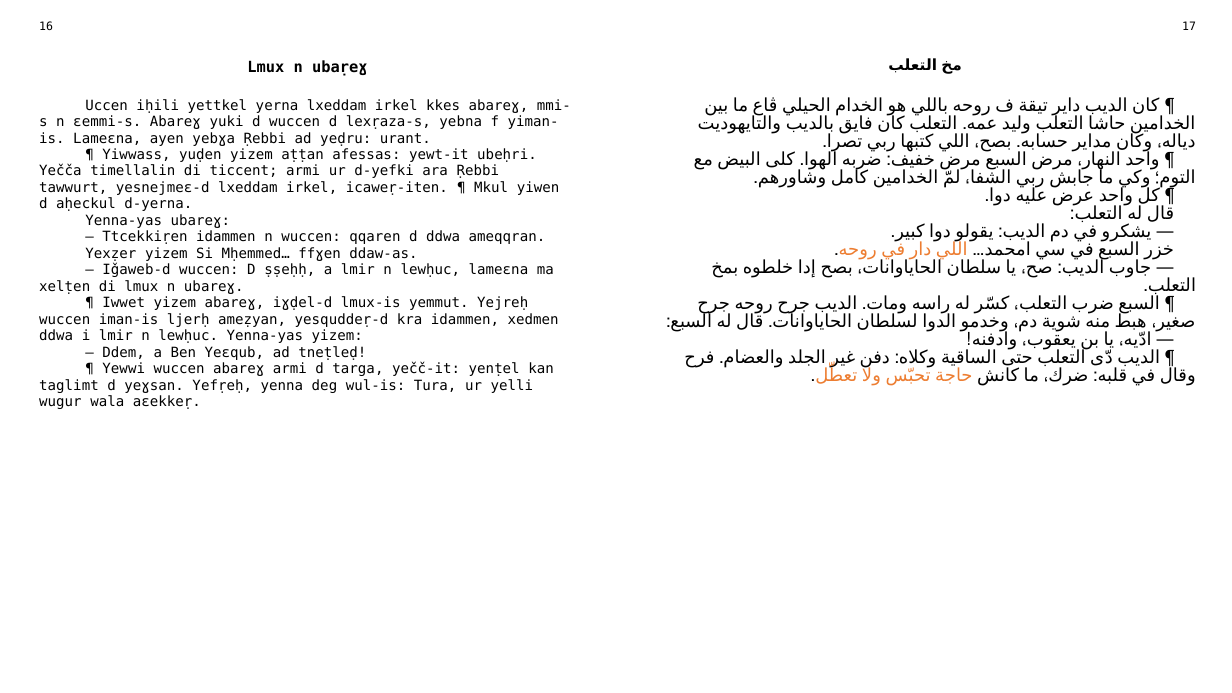
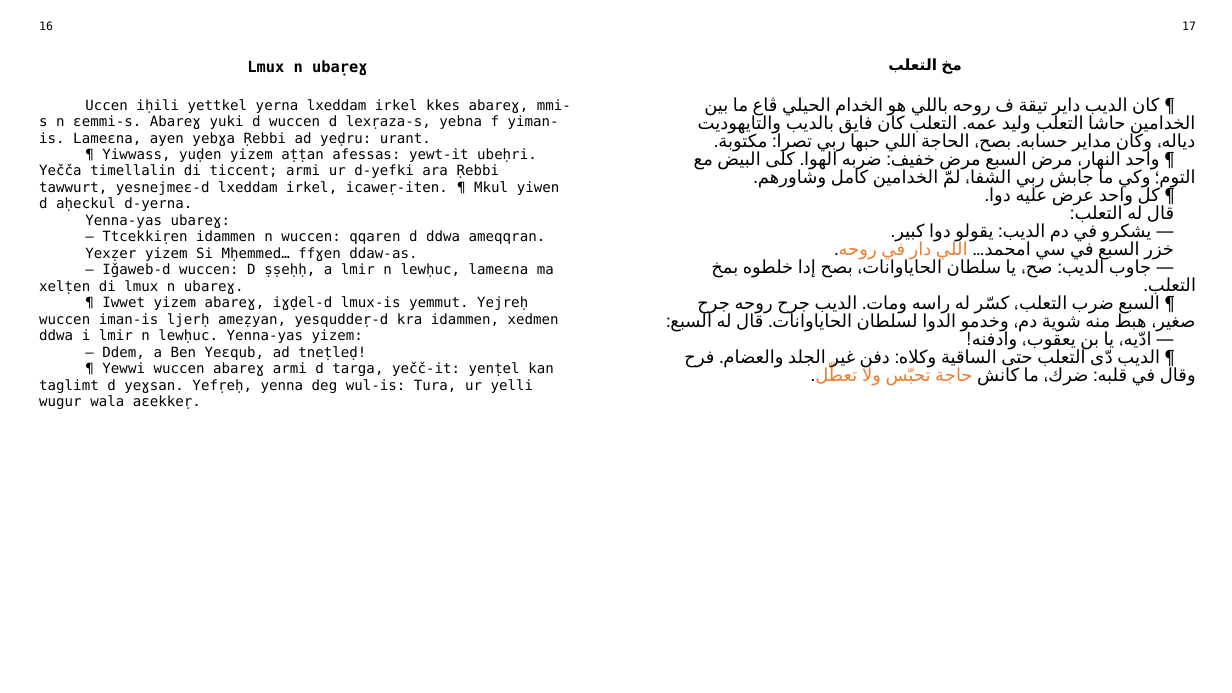
Before and after one commit to sferhah/tamacahut_n_wuccen, a slide deck: slide 6 of Uccen.ConsoleApp/Resources/pptx/uccen.arq.pptx. Drawn at 1232x693 pixels with LibreOffice and Linux fonts; fonts in the diff are those of the drawing. Boxes give left, top, right and bottom in pixels: in the first picture for what was removed or moved away, otherwise in the second. Text is boxed around its words. In the diff, an @@ line names an element or a change of style, - is before the commit and + after.

```diff
--- a/Uccen.ConsoleApp/Resources/pptx/uccen.arq.pptx
+++ b/Uccen.ConsoleApp/Resources/pptx/uccen.arq.pptx
@@ table at [30, 15, 1205, 668] @@
-row 3, column 3: ¶ كان الديب داير تيقة ف روحه باللي هو الخدام الحيلي ڨاع ما بين الخدامين حاشا التعلب وليد عمه. التعلب كان فايق بالديب والتايهوديت دياله، وكان مداير حسابه. بصح، اللي كتبها ربي تصرا. / ¶ واحد النهار، مرض السبع مرض خفيف: ضربه الهوا. كلى البيض مع التوم؛ وكي ما جابش ربي الشفا، لمّ الخدامين كامل وشاورهم. / ¶ كل واحد عرض عليه دوا. / قال له التعلب: / — يشكرو في دم الديب: يقولو دوا كبير. / خزر السبع في سي امحمد… اللي دار في روحه. / — جاوب الديب: صح، يا سلطان الحاياوانات، بصح إدا خلطوه بمخ التعلب. / ¶ السبع ضرب التعلب، كسّر له راسه ومات. الديب جرح روحه جرح صغير، هبط منه شوية دم، وخدمو الدوا لسلطان الحاياوانات. قال له السبع: / — ادّيه، يا بن يعقوب، وادفنه! / ¶ الديب دّى التعلب حتى الساقية وكلاه: دفن غير الجلد والعضام. فرح وقال في قلبه: ضرك، ما كانش حاجة تحبّس ولا تعطّل.
+row 3, column 3: ¶ كان الديب داير تيقة ف روحه باللي هو الخدام الحيلي ڨاع ما بين الخدامين حاشا التعلب وليد عمه. التعلب كان فايق بالديب والتايهوديت دياله، وكان مداير حسابه. بصح، الحاجة اللي حبها ربي تصرا: مكتوبة. / ¶ واحد النهار، مرض السبع مرض خفيف: ضربه الهوا. كلى البيض مع التوم؛ وكي ما جابش ربي الشفا، لمّ الخدامين كامل وشاورهم. / ¶ كل واحد عرض عليه دوا. / قال له التعلب: / — يشكرو في دم الديب: يقولو دوا كبير. / خزر السبع في سي امحمد… اللي دار في روحه. / — جاوب الديب: صح، يا سلطان الحاياوانات، بصح إدا خلطوه بمخ التعلب. / ¶ السبع ضرب التعلب، كسّر له راسه ومات. الديب جرح روحه جرح صغير، هبط منه شوية دم، وخدمو الدوا لسلطان الحاياوانات. قال له السبع: / — ادّيه، يا بن يعقوب، وادفنه! / ¶ الديب دّى التعلب حتى الساقية وكلاه: دفن غير الجلد والعضام. فرح وقال في قلبه: ضرك، ما كانش حاجة تحبّس ولا تعطّل.
```
Also in this commit, not shown: 5 other files.
